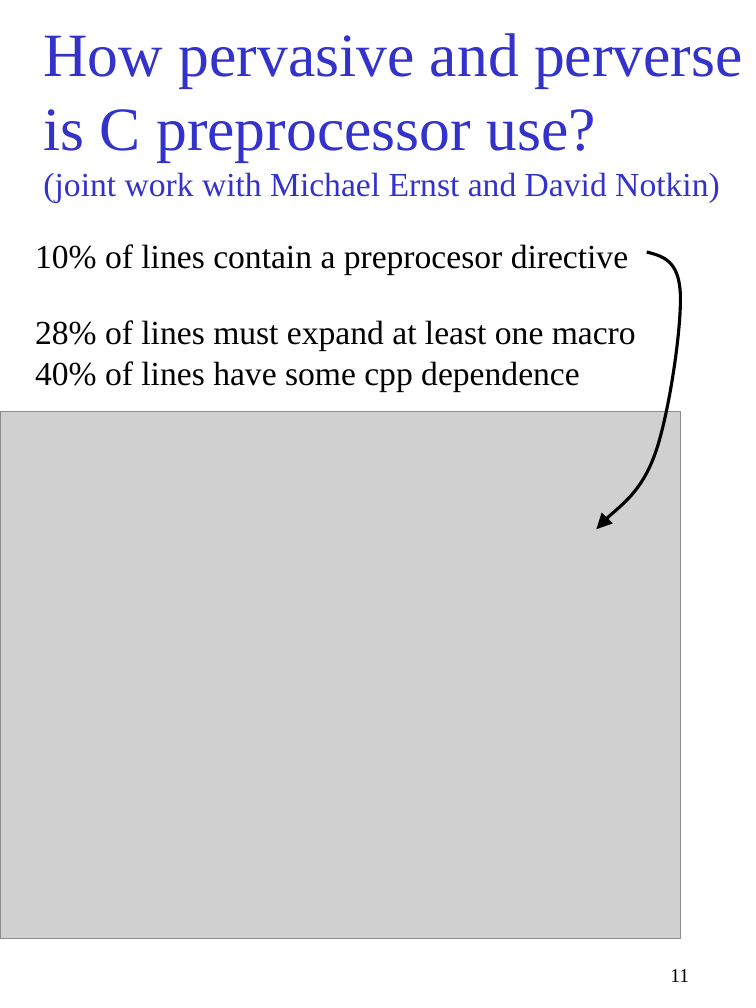
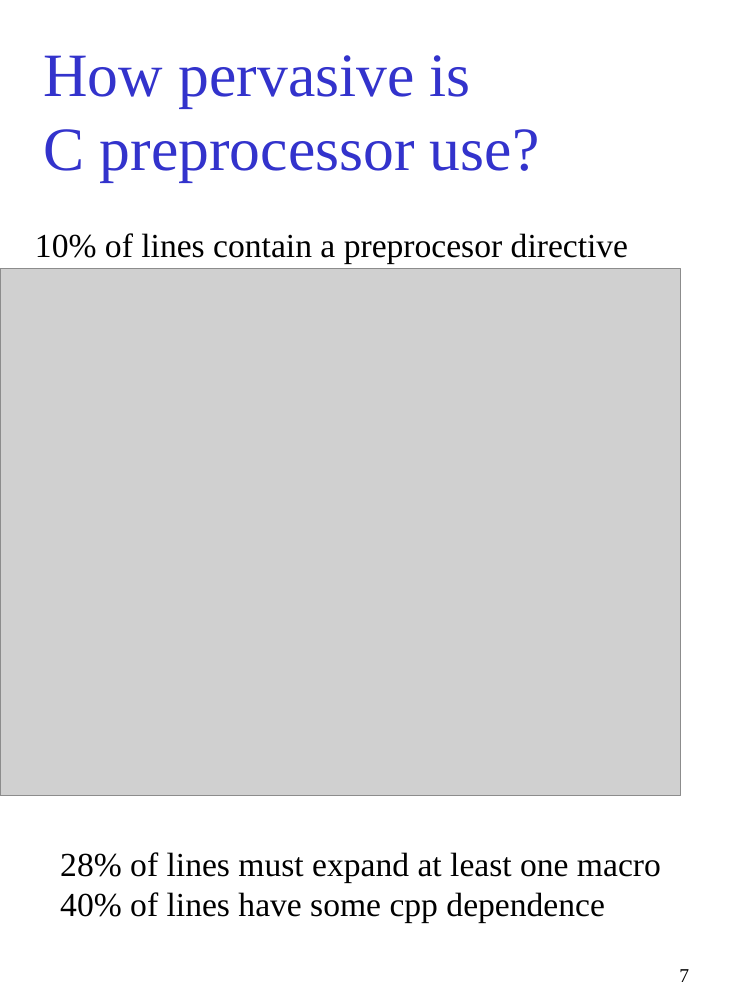
Before and after one commit to gjbadros/empirical_macros, a slide deck: slide 7 of cpp/paper/pcp3.ppt (slide 11 before the commit). Drawn at 756x1008 pixels with LibreOffice and Linux fonts; fonts in the diff are those of the drawing; grey boxes stand for pictures. Boxes give left, top, right and bottom in pixels: in the first picture for what was removed or moved away, otherwise in the second. Text is boxed around its words. In the diff, an @@ line names an element or a change of style, - is before the commit and + after.

```diff
--- a/cpp/paper/pcp3.ppt
+++ b/cpp/paper/pcp3.ppt
@@ title at [43,55,539,182]: text changed @@
-How pervasive and perverse is C preprocessor use?
-(joint work with Michael Ernst and David Notkin)
+How pervasive is
+C preprocessor use?
@@ text added at [35,233,628,263], 24 pt, text #000000 @@
+10% of lines contain a preprocesor directive
@@ picture: place and size @@
-picture at [0,411,680,938]
+picture at [0,269,680,796]
@@ text at [35,244,628,274]: paragraph removed @@
-10% of lines contain a preprocesor directive
@@ freeform shape removed at [597,252,682,529] @@
@@ text "28% of lines must expand ...": place and size @@
-text "28% of lines must expand ..." at [35,244,636,391]
+text "28% of lines must expand ..." at [60,852,661,923]
@@ page number at [679,969,689,982]: text changed @@
-11
+7
```
Also in this commit, not shown: 12 other slides changed, 7 slides added, 12 slides removed.
